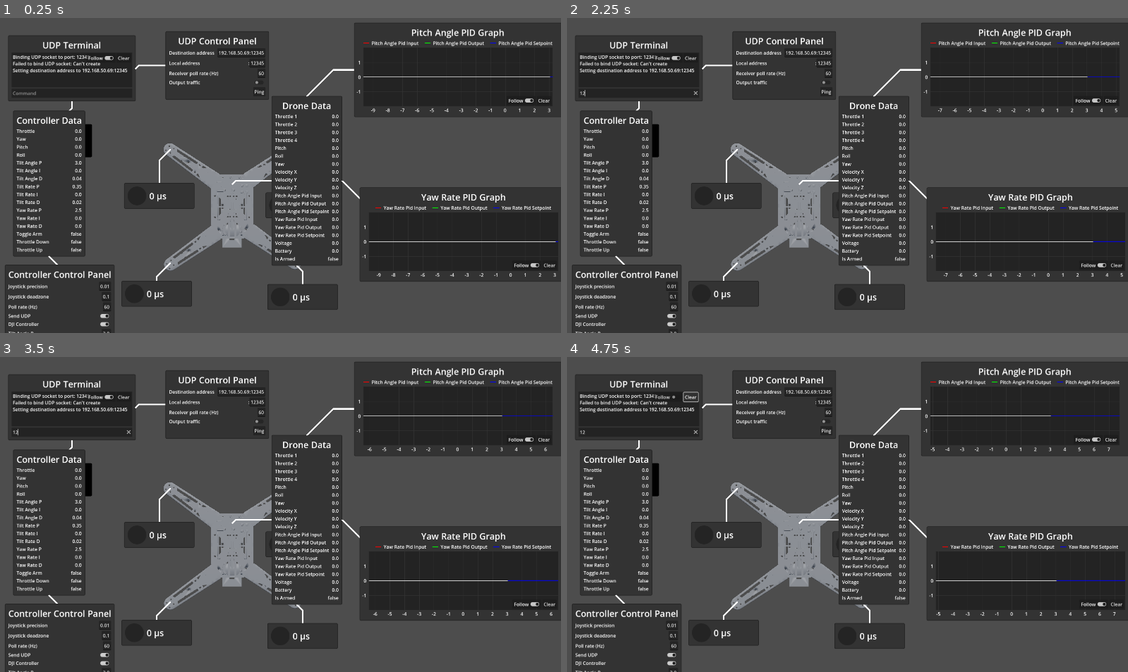
Above: before the commit, frames 1-4 (two rows, left to right).
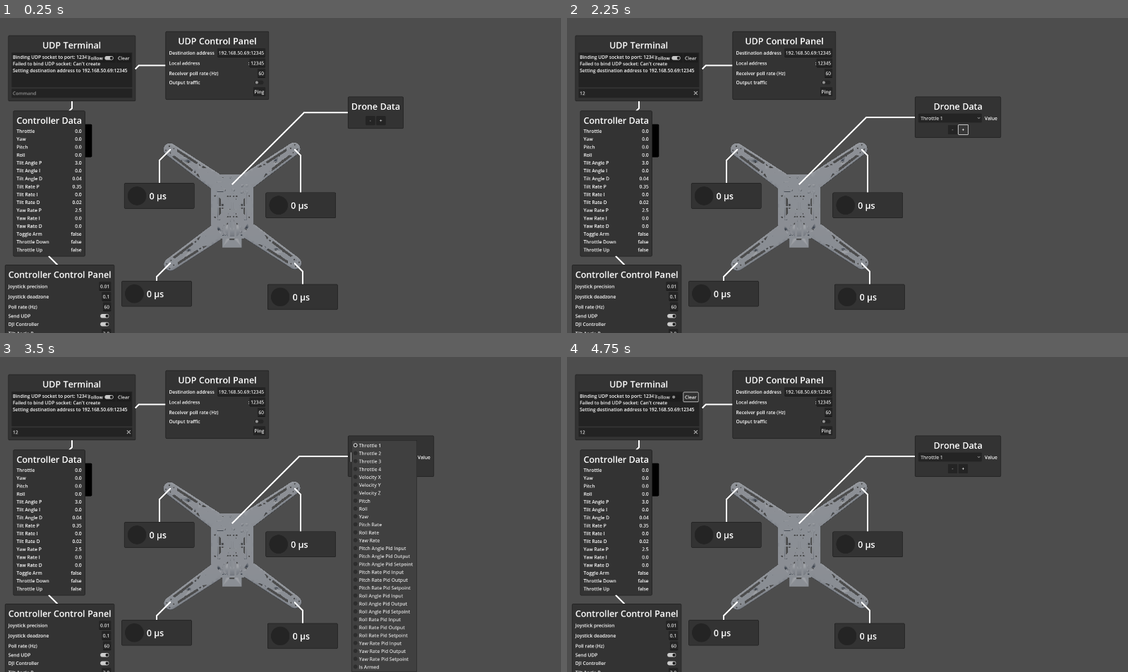
Above: after the commit, the same moments.

Repository: Romcodewasunavailable/arduidrone-controller
Game: Godot game, scene res://scenes/arduidrone_controller_custom.tscn
Same seed, same stepped clock (60 frames per second), same inputs: the game is played once before the commit and once after it. Before the commit the project starts from res://scenes/arduidrone_controller.tscn.
Inputs (mouse positions are in pixels of both pictures, inside the frame that each line leads up to):
- Up to frame 1 (0.25 s): no input
- Up to frame 2 (2.25 s): click (639, 93) at 0.52 s; type "12" at 0.6 s; click (937, 121) at 1.25 s, where only the run after the commit has a clickable "-"; click (948, 121) at 2 s, where only the run after the commit has a clickable "+"
- Up to frame 3 (3.5 s): click (381, 457) at 2.75 s, where only the run after the commit has a clickable "Throttle 1"
- Up to frame 4 (4.75 s): click "Follow" at 3.5 s; click "Clear" at 4.25 s

The runs differ from the first frame. In frame 1, 27% of the frame differs, in the area x 42-100%, y 1-84%; in frame 2, 27%; in frame 3, 26%; in frame 4, 27%.

Commit message:
ask packet

Diff:
--- a/arduidrone-controller/project.godot
+++ b/arduidrone-controller/project.godot
@@ -11,7 +11,7 @@
 [application]
 
 config/name="Arduidrone Controller"
-run/main_scene="res://scenes/arduidrone_controller.tscn"
+run/main_scene="uid://bj3sqpr1jj06a"
 config/features=PackedStringArray("4.5", "Forward Plus")
 config/icon="res://visuals/icon.svg"
 
--- /dev/null
+++ b/arduidrone-controller/scenes/arduidrone_controller_custom.tscn
@@ -0,0 +1,141 @@
+[gd_scene load_steps=11 format=3 uid="uid://bj3sqpr1jj06a"]
+
+[ext_resource type="PackedScene" uid="uid://bc0qiumpes0o1" path="res://scenes/pc_icon.tscn" id="1_5wheo"]
+[ext_resource type="PackedScene" uid="uid://rw2uy735jv2s" path="res://scenes/terminal.tscn" id="2_vo144"]
+[ext_resource type="Script" uid="uid://wgi8om6k8tga" path="res://scripts/udp_commands.gd" id="3_70153"]
+[ext_resource type="PackedScene" uid="uid://ddtvaqys7wmsh" path="res://scenes/udp_control_panel.tscn" id="4_biuh2"]
+[ext_resource type="PackedScene" uid="uid://ckdsqituoufmc" path="res://scenes/data_display.tscn" id="5_sgw6o"]
+[ext_resource type="Script" uid="uid://c07o0xqushosv" path="res://scripts/controller_data_display.gd" id="6_e8m3b"]
+[ext_resource type="PackedScene" uid="uid://xqmenq7kceac" path="res://scenes/controller_control_panel.tscn" id="7_66mgk"]
+[ext_resource type="PackedScene" uid="uid://b06qn2238wigf" path="res://scenes/drone_model_display.tscn" id="8_5i4ms"]
+[ext_resource type="PackedScene" uid="uid://cv4v4s03etgf3" path="res://scenes/throttle_display.tscn" id="9_w0a3m"]
+[ext_resource type="PackedScene" uid="uid://j5eu4dknyf1s" path="res://scenes/custom_data_display.tscn" id="10_eb4k6"]
+
+[node name="ArduidroneController" type="Control"]
+layout_mode = 3
+anchors_preset = 15
+anchor_right = 1.0
+anchor_bottom = 1.0
+grow_horizontal = 2
+grow_vertical = 2
+pivot_offset = Vector2(960, 540)
+
+[node name="PCIcon" parent="." instance=ExtResource("1_5wheo")]
+layout_mode = 1
+offset_left = -893.0
+offset_top = -240.0
+offset_right = -637.0
+offset_bottom = 16.0
+
+[node name="UDPTerminal" parent="PCIcon" instance=ExtResource("2_vo144")]
+layout_mode = 0
+offset_left = -30.0
+offset_top = -236.0
+offset_right = 405.0
+offset_bottom = -11.0
+command_script = ExtResource("3_70153")
+title = "UDP Terminal"
+line_anchor = Vector2(50, 150)
+
+[node name="Control" type="Control" parent="PCIcon/UDPTerminal"]
+layout_mode = 1
+anchors_preset = 6
+anchor_left = 1.0
+anchor_top = 0.5
+anchor_right = 1.0
+anchor_bottom = 0.5
+grow_horizontal = 0
+grow_vertical = 2
+
+[node name="UDPControlPanel" parent="PCIcon/UDPTerminal/Control" instance=ExtResource("4_biuh2")]
+layout_mode = 0
+offset_left = 101.0
+offset_top = -127.5
+offset_right = 454.0
+offset_bottom = 106.5
+
+[node name="ControllerDataDisplay" parent="PCIcon" instance=ExtResource("5_sgw6o")]
+layout_mode = 0
+offset_left = -13.0
+offset_top = 21.0
+offset_right = 233.0
+offset_bottom = 195.0
+script = ExtResource("6_e8m3b")
+keys = PackedStringArray("THROTTLE", "YAW", "PITCH", "ROLL")
+title = "Controller Data"
+line_anchor = Vector2(50, 150)
+
+[node name="Control" type="Control" parent="PCIcon/ControllerDataDisplay"]
+layout_mode = 1
+anchors_preset = 7
+anchor_left = 0.5
+anchor_top = 1.0
+anchor_right = 0.5
+anchor_bottom = 1.0
+grow_horizontal = 2
+grow_vertical = 0
+
+[node name="ControllerControlPanel" parent="PCIcon/ControllerDataDisplay/Control" instance=ExtResource("7_66mgk")]
+layout_mode = 0
+offset_left = -151.0
+offset_top = 28.0
+offset_right = 223.0
+offset_bottom = 570.0
+
+[node name="DroneModelDisplay" parent="." instance=ExtResource("8_5i4ms")]
+layout_mode = 1
+anchors_preset = 8
+anchor_left = 0.5
+anchor_top = 0.5
+anchor_right = 0.5
+anchor_bottom = 0.5
+offset_left = -430.0
+offset_top = -148.0
+offset_right = 112.0
+offset_bottom = 364.0
+grow_horizontal = 2
+grow_vertical = 2
+
+[node name="ThrottleDisplay" parent="DroneModelDisplay" instance=ExtResource("9_w0a3m")]
+layout_mode = 0
+offset_left = -98.0
+offset_top = 176.0
+offset_right = 142.0
+offset_bottom = 264.0
+line_anchor = Vector2(59, 62)
+
+[node name="ThrottleDisplay2" parent="DroneModelDisplay" instance=ExtResource("9_w0a3m")]
+layout_mode = 0
+offset_left = 384.0
+offset_top = 208.0
+offset_right = 624.0
+offset_bottom = 296.0
+drone_axis = 1
+line_anchor = Vector2(483, 62)
+
+[node name="ThrottleDisplay3" parent="DroneModelDisplay" instance=ExtResource("9_w0a3m")]
+layout_mode = 0
+offset_left = -107.0
+offset_top = 510.0
+offset_right = 133.0
+offset_bottom = 598.0
+drone_axis = 2
+line_anchor = Vector2(59, 450)
+
+[node name="ThrottleDisplay4" parent="DroneModelDisplay" instance=ExtResource("9_w0a3m")]
+layout_mode = 0
+offset_left = 390.0
+offset_top = 521.0
+offset_right = 630.0
+offset_bottom = 609.0
+drone_axis = 3
+line_anchor = Vector2(483, 450)
+
+[node name="CustomDataDisplay" parent="DroneModelDisplay" instance=ExtResource("10_eb4k6")]
+layout_mode = 0
+offset_left = 664.0
+offset_top = -119.0
+offset_right = 854.0
+offset_bottom = -9.0
+title = "Drone Data"
+line_anchor = Vector2(271, 180)
--- /dev/null
+++ b/arduidrone-controller/scenes/custom_data_display.tscn
@@ -0,0 +1,73 @@
+[gd_scene load_steps=4 format=3 uid="uid://j5eu4dknyf1s"]
+
+[ext_resource type="Script" uid="uid://dm77w1cqfm1an" path="res://scripts/custom_data_display.gd" id="1_b6rgq"]
+[ext_resource type="StyleBox" uid="uid://bbl1eb5dnhvs2" path="res://visuals/normal_style_box.tres" id="2_k70rl"]
+
+[sub_resource type="LabelSettings" id="LabelSettings_sa3gr"]
+font_size = 30
+
+[node name="CustomDataDisplay" type="Control" node_paths=PackedStringArray("entry_container", "title_label", "line", "main_control")]
+layout_mode = 3
+anchors_preset = 0
+offset_right = 164.0
+offset_bottom = 110.0
+script = ExtResource("1_b6rgq")
+entry_container = NodePath("PanelContainer/MarginContainer/VBoxContainer/VBoxContainer/EntryContainer")
+title = "Data Title"
+title_label = NodePath("PanelContainer/MarginContainer/VBoxContainer/TitleLabel")
+line = NodePath("Line2D")
+main_control = NodePath("PanelContainer")
+
+[node name="Line2D" type="Line2D" parent="."]
+points = PackedVector2Array(82, 55, 55, 55, 0, 0)
+width = 5.0
+end_cap_mode = 2
+
+[node name="PanelContainer" type="PanelContainer" parent="."]
+layout_mode = 1
+offset_right = 164.0
+offset_bottom = 110.0
+mouse_filter = 1
+theme_override_styles/panel = ExtResource("2_k70rl")
+
+[node name="MarginContainer" type="MarginContainer" parent="PanelContainer"]
+layout_mode = 2
+theme_override_constants/margin_left = 10
+theme_override_constants/margin_top = 10
+theme_override_constants/margin_right = 10
+theme_override_constants/margin_bottom = 10
+
+[node name="VBoxContainer" type="VBoxContainer" parent="PanelContainer/MarginContainer"]
+layout_mode = 2
+
+[node name="TitleLabel" type="Label" parent="PanelContainer/MarginContainer/VBoxContainer"]
+layout_mode = 2
+size_flags_vertical = 1
+mouse_filter = 1
+text = "Data Title"
+label_settings = SubResource("LabelSettings_sa3gr")
+horizontal_alignment = 1
+
+[node name="VBoxContainer" type="VBoxContainer" parent="PanelContainer/MarginContainer/VBoxContainer"]
+layout_mode = 2
+theme_override_constants/separation = 8
+
+[node name="EntryContainer" type="VBoxContainer" parent="PanelContainer/MarginContainer/VBoxContainer/VBoxContainer"]
+layout_mode = 2
+
+[node name="HBoxContainer" type="HBoxContainer" parent="PanelContainer/MarginContainer/VBoxContainer/VBoxContainer"]
+layout_mode = 2
+alignment = 1
+
+[node name="RemoveEntryButton" type="Button" parent="PanelContainer/MarginContainer/VBoxContainer/VBoxContainer/HBoxContainer"]
+custom_minimum_size = Vector2(32, 32)
+layout_mode = 2
+text = "-"
+
+[node name="AddEntryButton" type="Button" parent="PanelContainer/MarginContainer/VBoxContainer/VBoxContainer/HBoxContainer"]
+custom_minimum_size = Vector2(32, 32)
+layout_mode = 2
+text = "+"
+
+[connection signal="pressed" from="PanelContainer/MarginContainer/VBoxContainer/VBoxContainer/HBoxContainer/RemoveEntryButton" to="." method="_on_remove_entry_button_pressed"]
+[connection signal="pressed" from="PanelContainer/MarginContainer/VBoxContainer/VBoxContainer/HBoxContainer/AddEntryButton" to="." method="_on_add_entry_button_pressed"]
--- /dev/null
+++ b/arduidrone-controller/scenes/custom_data_entry_display.tscn
@@ -0,0 +1,56 @@
+[gd_scene load_steps=2 format=3 uid="uid://chq3qyd576udg"]
+
+[ext_resource type="Script" uid="uid://b15giro4sspws" path="res://scripts/custom_data_entry_display.gd" id="1_6qclg"]
+
+[node name="DataEntryDisplay" type="HBoxContainer" node_paths=PackedStringArray("key_option_button", "value_label")]
+anchors_preset = 10
+anchor_right = 1.0
+offset_bottom = 31.0
+grow_horizontal = 2
+theme_override_constants/separation = 10
+alignment = 1
+script = ExtResource("1_6qclg")
+key_option_button = NodePath("KeyOptionButton")
+value_label = NodePath("ValueLabel")
+
+[node name="KeyOptionButton" type="OptionButton" parent="."]
+layout_mode = 2
+size_flags_horizontal = 3
+selected = 0
+item_count = 14
+popup/item_0/text = "Throttle 1"
+popup/item_0/id = 0
+popup/item_1/text = "Throttle 2"
+popup/item_1/id = 1
+popup/item_2/text = "Throttle 3"
+popup/item_2/id = 2
+popup/item_3/text = "Throttle 4"
+popup/item_3/id = 3
+popup/item_4/text = "Pitch"
+popup/item_4/id = 4
+popup/item_5/text = "Roll"
+popup/item_5/id = 5
+popup/item_6/text = "Yaw"
+popup/item_6/id = 6
+popup/item_7/text = "Pitch Angle Pid Input"
+popup/item_7/id = 7
+popup/item_8/text = "Pitch Angle Pid Output"
+popup/item_8/id = 8
+popup/item_9/text = "Pitch Angle Pid Setpoint"
+popup/item_9/id = 9
+popup/item_10/text = "Yaw Rate Pid Input"
+popup/item_10/id = 10
+popup/item_11/text = "Yaw Rate Pid Output"
+popup/item_11/id = 11
+popup/item_12/text = "Yaw Rate Pid Setpoint"
+popup/item_12/id = 12
+popup/item_13/text = "Is Armed"
+popup/item_13/id = 13
+
+[node name="ValueLabel" type="Label" parent="."]
+layout_mode = 2
+mouse_filter = 1
+text = "Value"
+horizontal_alignment = 2
+
+[connection signal="item_selected" from="KeyOptionButton" to="." method="_on_key_option_button_item_selected"]
--- a/arduidrone-controller/scripts/controller.gd
+++ b/arduidrone-controller/scripts/controller.gd
@@ -72,6 +72,8 @@
 
 var axis_state = []
 var flag_state = []
+var axis_ask = []
+var flag_ask = []
 
 
 func set_precision(step_value: float) -> void:
@@ -102,7 +104,7 @@
 
 func _on_update_timer_timeout() -> void:
 	if send_udp:
-		UDP.send([axis_state, flag_state])
+		UDP.send([axis_state, flag_state, axis_ask, flag_ask])
 	state_updated.emit()
 
 
--- /dev/null
+++ b/arduidrone-controller/scripts/custom_data_display.gd
@@ -0,0 +1,40 @@
+@tool
+class_name CustomDataDisplay
+extends TitledConnectedElement
+
+const CUSTOM_DATA_ENTRY_DISPLAY = preload("res://scenes/custom_data_entry_display.tscn")
+
+@export var entry_container: Container
+
+
+func _ready() -> void:
+	super._ready()
+
+
+func update_key_ask() -> void:
+	Controller.axis_ask.clear()
+	Controller.flag_ask.clear()
+	for entry: CustomDataEntryDisplay in entry_container.get_children():
+		var option = entry.key_option_button.selected
+		if option < Drone.Axis.size():
+			if option not in Controller.axis_ask:
+				Controller.axis_ask.append(option)
+		elif option - Drone.Axis.size() not in Controller.flag_ask:
+			Controller.flag_ask.append(option - Drone.Axis.size())
+	print(Controller.flag_ask)
+
+
+func _on_remove_entry_button_pressed() -> void:
+	if entry_container.get_child_count() > 0:
+		var entry: CustomDataEntryDisplay = entry_container.get_child(-1)
+		entry.key_changed.disconnect(update_key_ask)
+		entry_container.remove_child(entry)
+		entry.queue_free()
+	update_key_ask()
+
+
+func _on_add_entry_button_pressed() -> void:
+	var new_entry: CustomDataEntryDisplay = CUSTOM_DATA_ENTRY_DISPLAY.instantiate()
+	new_entry.key_changed.connect(update_key_ask)
+	entry_container.add_child(new_entry)
+	update_key_ask()
--- /dev/null
+++ b/arduidrone-controller/scripts/custom_data_entry_display.gd
@@ -0,0 +1,37 @@
+@tool
+class_name CustomDataEntryDisplay
+extends Control
+
+signal key_changed
+
+const FLOAT_SNAP = 0.01
+
+@export var key_option_button: OptionButton
+@export var value_label: Label
+
+
+func _ready() -> void:
+	update_key_items()
+	if not Engine.is_editor_hint():
+		Drone.state_updated.connect(update_value)
+
+
+func update_key_items() -> void:
+	key_option_button.clear()
+	for axis: String in Drone.Axis:
+		key_option_button.add_item(axis.capitalize())
+	for flag: String in Drone.Flag:
+		key_option_button.add_item(flag.capitalize())
+
+
+func update_value() -> void:
+	var value
+	if key_option_button.selected < Drone.Axis.size():
+		value = Drone.axis_state[key_option_button.selected]
+	else:
+		value = Drone.flag_state[key_option_button.selected - Drone.Axis.size()]
+	value_label.text = str(snapped(value, FLOAT_SNAP) if value is float else value)
+
+
+func _on_key_option_button_item_selected(_index: int) -> void:
+	key_changed.emit()
--- a/arduidrone-controller/scripts/drone.gd
+++ b/arduidrone-controller/scripts/drone.gd
@@ -7,20 +7,30 @@
 	THROTTLE_2,
 	THROTTLE_3,
 	THROTTLE_4,
+	VELOCITY_X,
+	VELOCITY_Y,
+	VELOCITY_Z,
 	PITCH,
 	ROLL,
 	YAW,
-	VELOCITY_X,
-	VELOCITY_Y,
-	VELOCITY_Z,
+	PITCH_RATE,
+	ROLL_RATE,
+	YAW_RATE,
 	PITCH_ANGLE_PID_INPUT,
 	PITCH_ANGLE_PID_OUTPUT,
 	PITCH_ANGLE_PID_SETPOINT,
+	PITCH_RATE_PID_INPUT,
+	PITCH_RATE_PID_OUTPUT,
+	PITCH_RATE_PID_SETPOINT,
+	ROLL_ANGLE_PID_INPUT,
+	ROLL_ANGLE_PID_OUTPUT,
+	ROLL_ANGLE_PID_SETPOINT,
+	ROLL_RATE_PID_INPUT,
+	ROLL_RATE_PID_OUTPUT,
+	ROLL_RATE_PID_SETPOINT,
 	YAW_RATE_PID_INPUT,
 	YAW_RATE_PID_OUTPUT,
 	YAW_RATE_PID_SETPOINT,
-	VOLTAGE,
-	BATTERY,
 }
 enum Flag {
 	IS_ARMED,
@@ -44,8 +54,9 @@
 	and len(object) == 2
 	and object[0] is Array
 	and object[1] is Array):
-		for i in range(len(object[0])):
-			axis_state[i] = object[0][i]
-		for i in range(len(object[1])):
-			flag_state[i] = object[1][i]
+		print(Controller.flag_ask)
+		for i in range(mini(object[0].size(), Controller.axis_ask.size())):
+			axis_state[Controller.axis_ask[i]] = object[0][i]
+		for i in range(mini(object[1].size(), Controller.flag_ask.size())):
+			flag_state[Controller.flag_ask[i]] = object[1][i]
 		state_updated.emit()
Not shown, added: arduidrone-controller/scripts/custom_data_display.gd.uid
Not shown, added: arduidrone-controller/scripts/custom_data_entry_display.gd.uid
